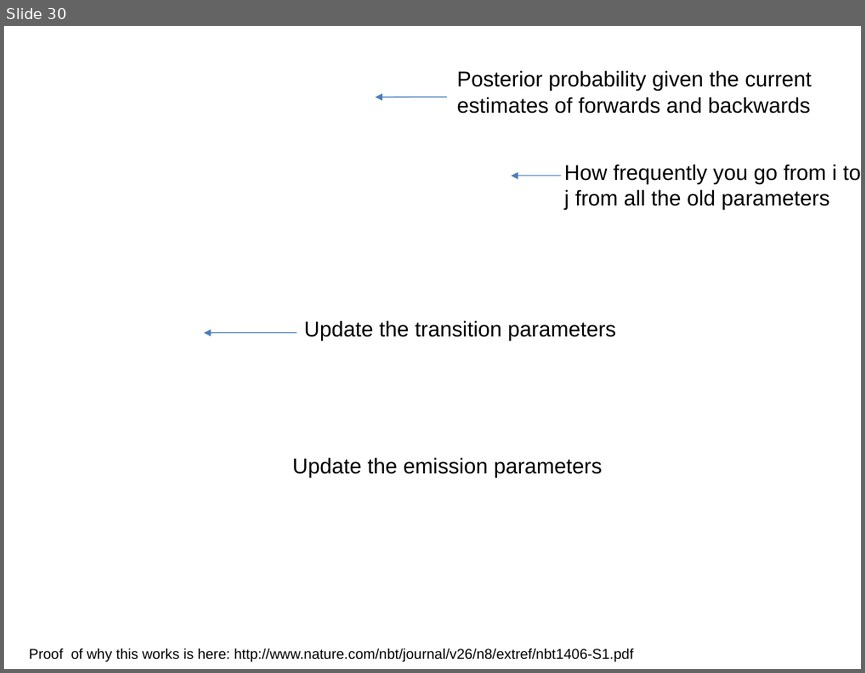
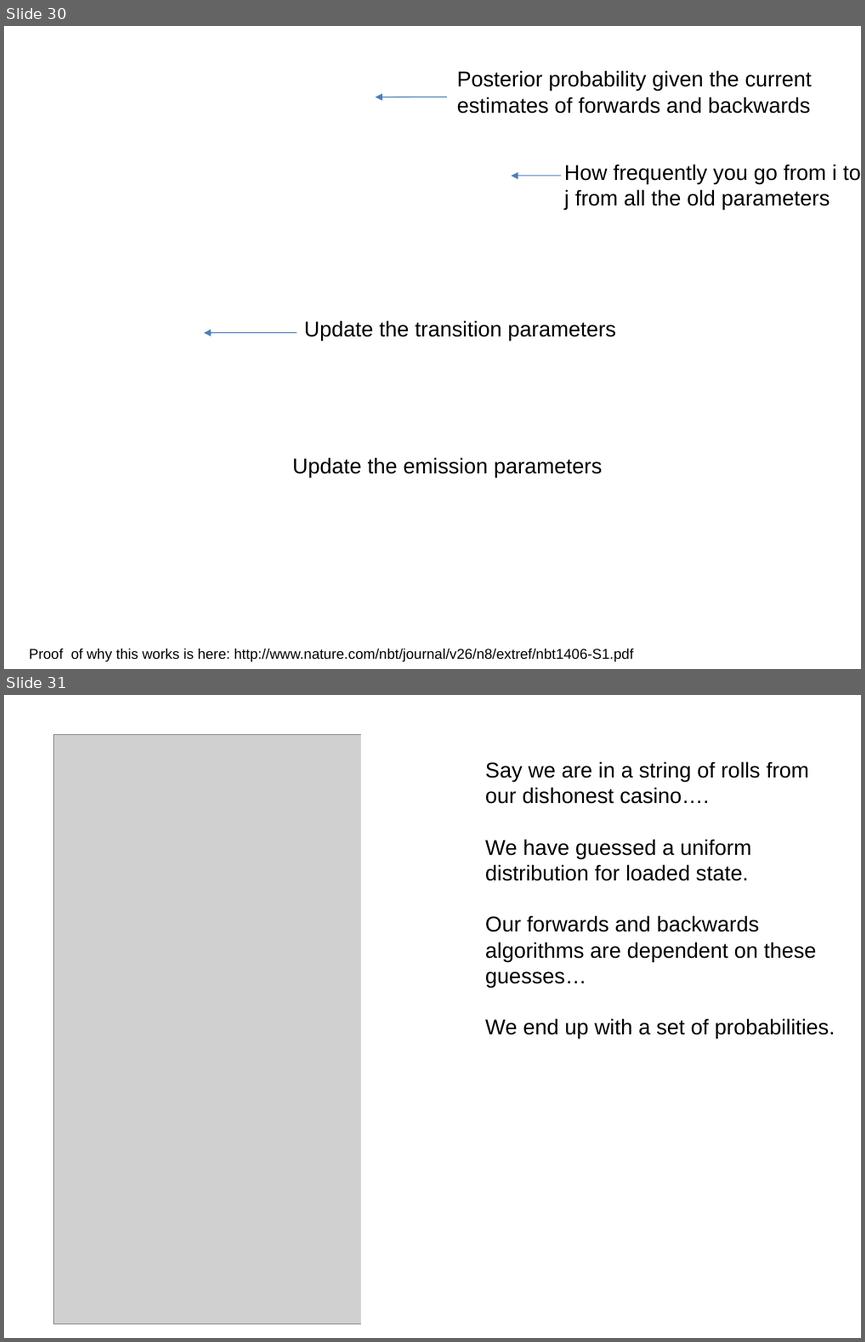
Before and after one commit to afodor/afodor.github.io, a slide deck: classes/stats2016/Lecture26.ppt. Shown one above the other, each under a label of ours: slide 30 before the commit, slides 30 and 31 after it. The pictures are 865x673 and 865x1342 pixels, drawn with LibreOffice and Linux fonts; fonts in the diff are those of the drawing; grey boxes stand for pictures; background and template pictures are left out. Boxes give left, top, right and bottom in pixels: in the first picture for what was removed or moved away, otherwise in the second. Text is boxed around its words. In the diff, an @@ line names an element or a change of style, - is before the commit and + after.

```diff
--- a/classes/stats2016/Lecture26.ppt
+++ b/classes/stats2016/Lecture26.ppt
@@ slide 31 added at bbox=[4, 695, 861, 1338], background #FFFFFF @@
@@ rectangle added at bbox=[361, 695, 454, 1338], fill #FFFFFF @@
@@ picture added at bbox=[53, 734, 415, 1324] @@
@@ text added at bbox=[485, 761, 834, 1039], 18 pt, text #000000 @@
+Say we are in a string of rolls from
+our dishonest casino….
+We have guessed a uniform
+distribution for loaded state.
+Our forwards and backwards
+algorithms are dependent on these
+guesses…
+We end up with a set of probabilities.
```
Also in this commit, not shown: 1 other slide added.
